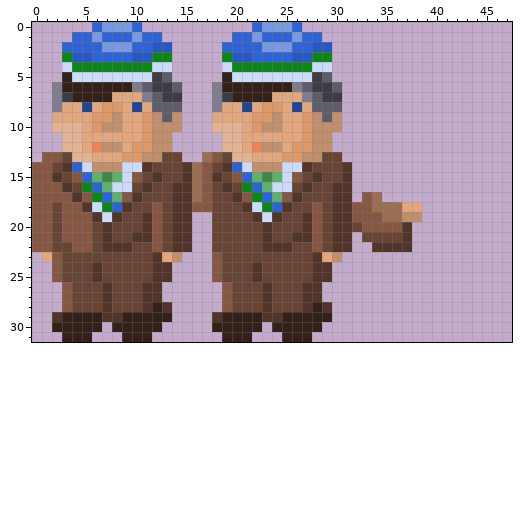
Pixel-art sprite, stored at src/game/sprites/data/cfe-ksv-2.png. The first picture shows the starting point.
The file is 48x32 pixels. Colours within 5 levels of each other are drawn and written as one.
The same view after the edit:
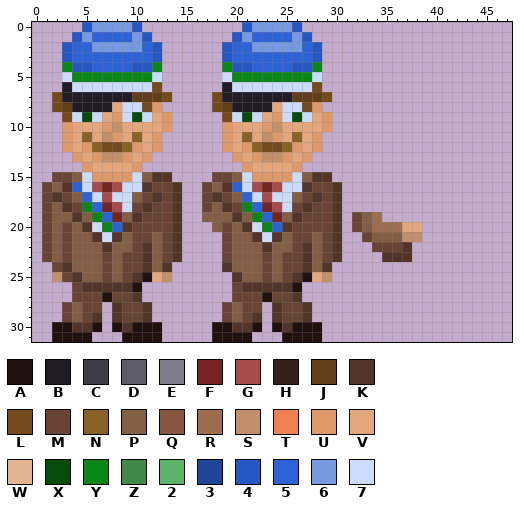
Palette (. is transparent): A #20100e  B #221c26  C #3d3b44  D #5f5c6a  E #7f7c8d  F #762323  G #a84a4a  H #332119  J #613e18  K #523428  L #744a1c  M #694333  N #886225  P #835d44  Q #875742  R #9c6e4f  S #c28f6b  T #ef8152  U #df9968  V #e3a77b  W #e3b392  X #054c0c  Y #098717  Z #41864a  2 #5bb367  3 #1e4599  4 #2658c5  5 #2d63d8  6 #7799e2  7 #cbdbfc
From old to new:
Changed rows in their new state; - is an unchanged pixel.
first column x 0:
 0 -----46---4----------46---4------------
 1 ----465----4.-------465----4.----------
 2 ---4--6---6--.-----4--6---6--.---------
 3 ---455----554.-----455----554.---------
 4 ---Y44555544Y.-----Y44555544Y.---------
 5 ---7YYYYYYYY7.-----7YYYYYYYY7.---------
 6 --.B77777777L..---.B77777777L..--------
 7 --LBBBBBBBJJJL.---LBBBBBBBJJJL.--------
 8 --LJBBBBV77LU..---LJBBBBV77LU..--------
 9 --.L7X7VU7X7VU.---.L7X7VU7X7VU.--------
10 --.UV-VU---VVU.---.UV-VU---VVU.--------
11 ---UVN-SU-NVU.-----UVN-SU-NVU.---------
12 ---UVUNLLN-VU.-----UVUNLLN-VU.---------
13 -...UVUSS-VU...--...UVUSS-VU...--------
14 .....UVVVVU..........UVVVVU.....-------
15 ..M-P7UUUU7P-K....M-P7UUUU7P-K..-------
16 .MP-57GFG-7----..MP-57GFG-7----.-------
17 .MKMP57G77P-K--..MK-P57G77P-K--.-..----
18 .MPKMY5FG7-KM--..MPK-Y5FG7-KM--........
19 .MPPKPY5FPKMM--.-PPPKPY5FPKMM--.MPR....
20 .MPMPK7Y5K-MM--.--P-PK7Y5K-MM--.-PRRRVV
21 .MPMPPK7KPMMP--.--.-PPK7KPMMP--.--PPPSS
22 .MP-PPP-PP-KP--.--.-PPP-PP-KP--.--MMM--
23 -MP-PPP-P--KPMK---.-PPP-P--KPMK----KKK-
24 --MKPPP-P--KP-----.KPPP-P--KP----------
25 --S-KPP-P-KAVS----..KPP-P-KAVS---------
26 ---.-KK-KKA..------.-KK-KKA..----------
27 ---.---A--K..------.---A--K..----------
28 ---MP--.K---..-----MP--.K---..---------
29 --.MPMK.-MMK..----.MPMK.-MMK..---------
30 --AAKKA-AKAAA-----AAKKA-AKAAA----------
31 --AAAA---AAAA-----AAAA---AAAA----------
Pixel boxes of the changes (left, top, right, bottom) in both pictures:
changed: (32, 22, 422, 342)
